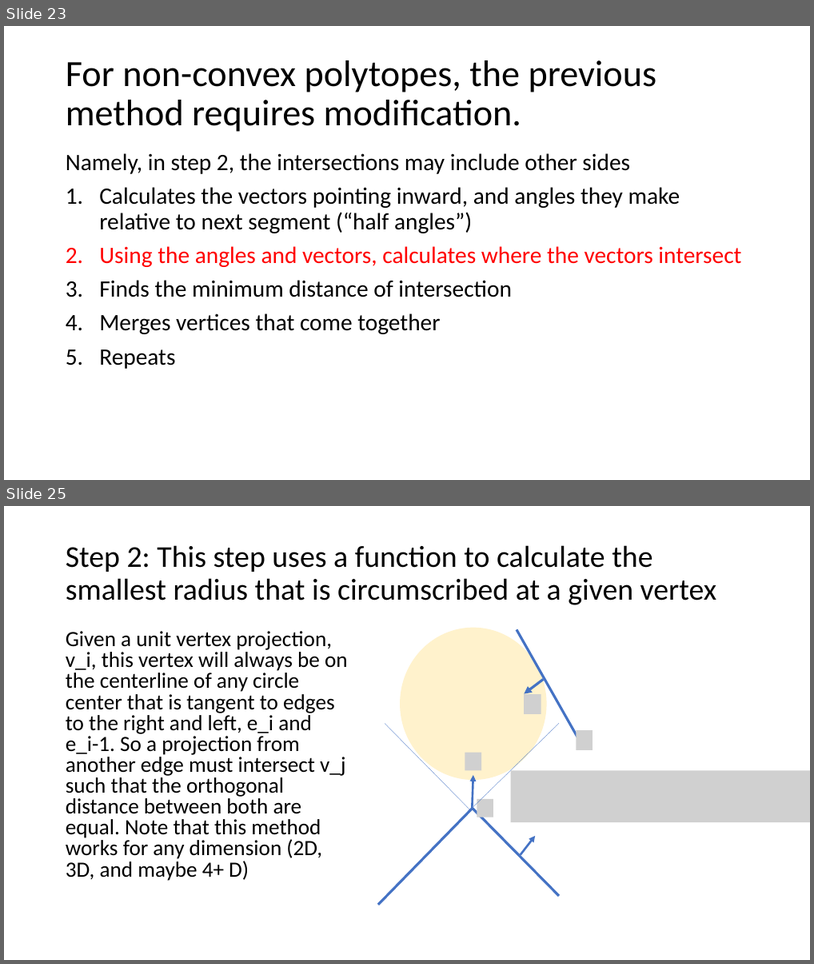
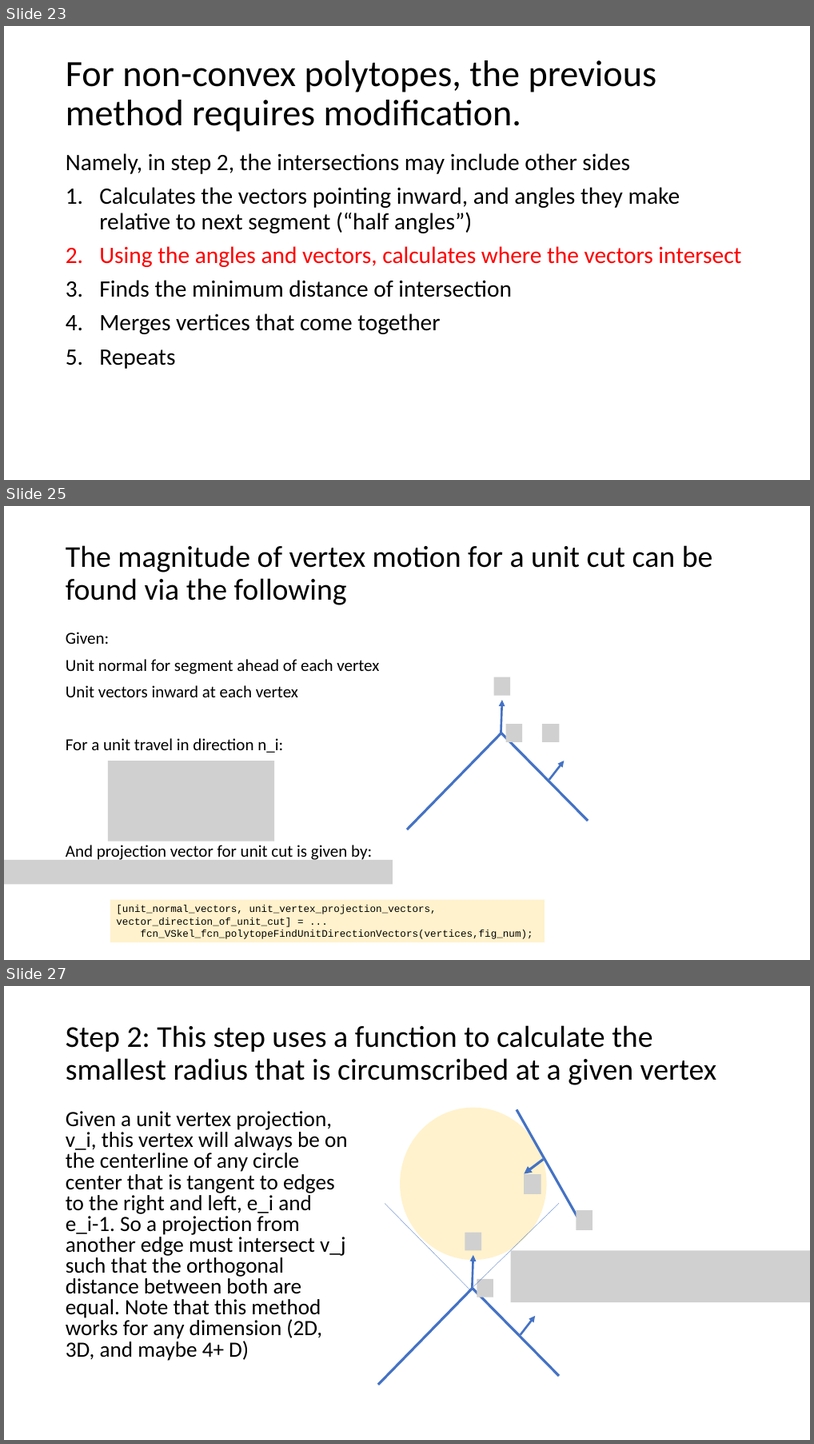
Before and after one commit to ivsg-psu/ivsg-psu-PathPlanning_MapTools_VertexSkeleton, a slide deck: Documents/VertexSkeletonClassLibrary.pptx. Shown one above the other, each under a label of ours: slides 23 and 25 before the commit, slides 23, 25 and 27 after it; the slides between them are not shown. The pictures are 814x964 and 814x1444 pixels, drawn with LibreOffice and Linux fonts; fonts in the diff are those of the drawing; grey boxes stand for pictures. Boxes give left, top, right and bottom in pixels: in the first picture for what was removed or moved away, otherwise in the second. Text is boxed around its words. In the diff, an @@ line names an element or a change of style, - is before the commit and + after.

Commit message:
BROKEN: adding vertex checking to findEnclosedSpheres

```diff
--- a/Documents/VertexSkeletonClassLibrary.pptx
+++ b/Documents/VertexSkeletonClassLibrary.pptx
@@ slide 25 added at box(4, 506, 810, 960), background #FFFFFF @@
@@ title added at box(66, 545, 714, 605), 36 pt, text #000000 @@
+The magnitude of vertex motion for a unit cut can be found via the following
@@ text added at box(66, 632, 379, 861), 20 pt, text #000000 @@
+Given:
+Unit normal for segment ahead of each vertex
+Unit vectors inward at each vertex
+For a unit travel in direction n_i:
+And projection vector for unit cut is given by:
@@ picture added at box(494, 677, 510, 696) @@
@@ arrow added from (502, 733) to (502, 700), #4472C4 2.5 pt @@
@@ line added from (407, 829) to (502, 733), #4472C4 3 pt @@
@@ line added from (588, 820) to (502, 733), #4472C4 3 pt @@
@@ picture added at box(506, 724, 522, 742) @@
@@ picture added at box(542, 724, 559, 742) @@
@@ picture added at box(108, 760, 274, 841) @@
@@ arrow added from (550, 780) to (564, 760), #4472C4 2.5 pt @@
@@ picture added at box(4, 860, 393, 884) @@
@@ rectangle added at box(110, 900, 545, 942), fill #FFF2CC, 12 pt, text #000000 @@
+[unit_normal_vectors, unit_vertex_projection_vectors, vector_direction_of_unit_cut] = ...
+fcn_VSkel_fcn_polytopeFindUnitDirectionVectors(vertices,fig_num);
@@ what was slide 25 is now slide 27 @@
```
Also in this commit, not shown: 2 slides changed, 3 other slides added, 1 slide removed, 8 other files.
